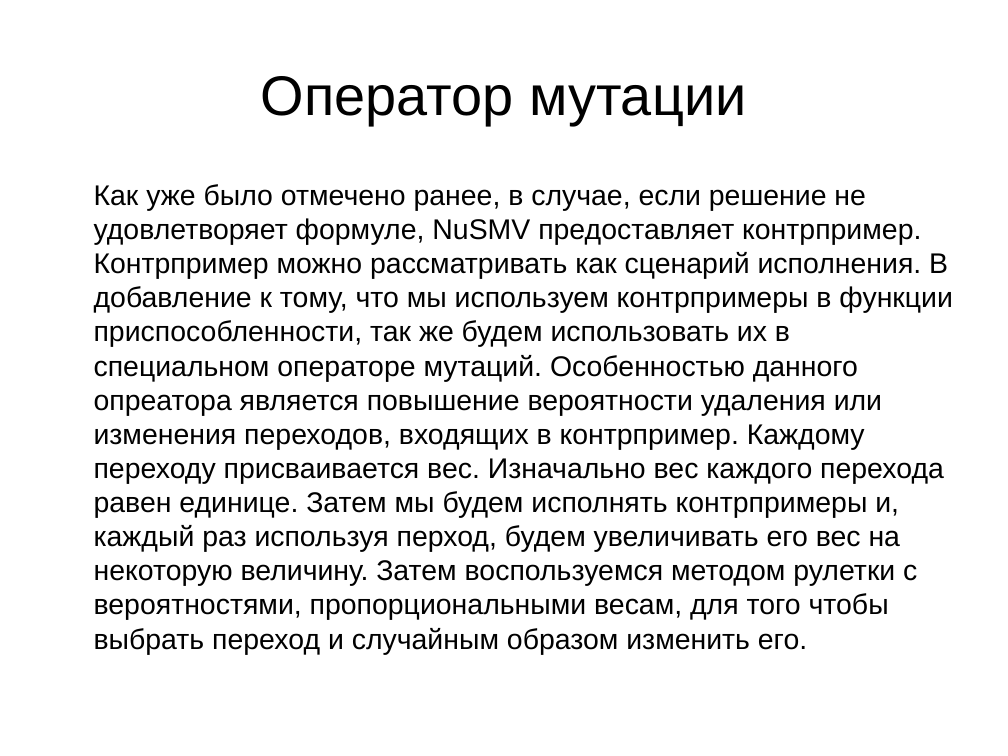
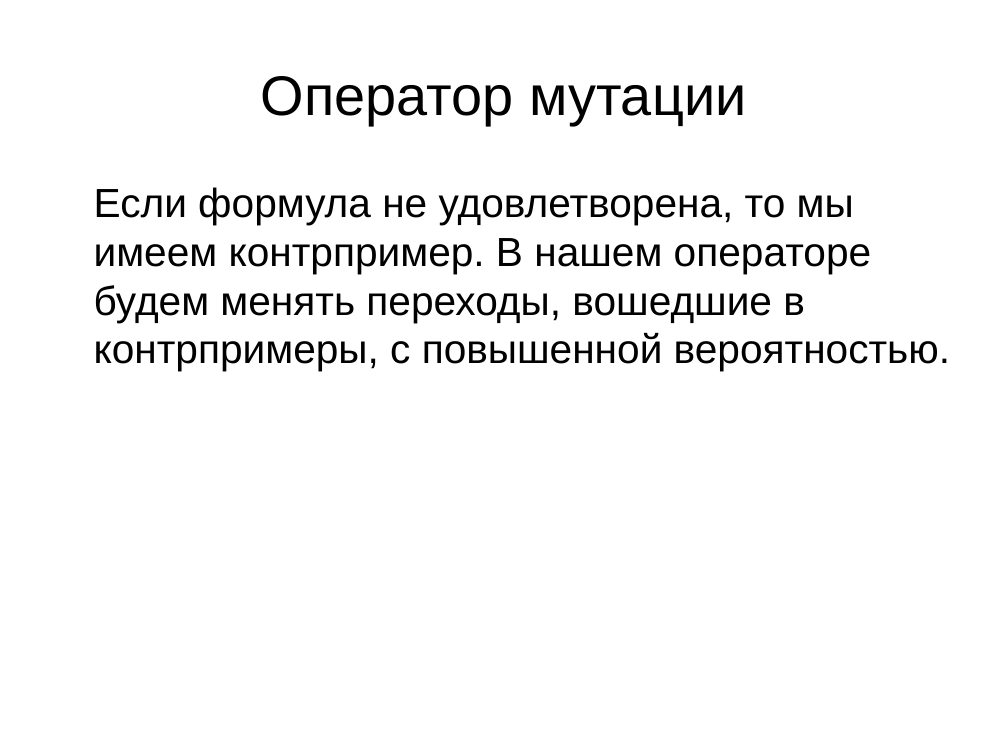
Before and after one commit to V1489Cygni/spec2fb, a slide deck: slide 13 of Presentation.odp (slide 17 before the commit). Drawn at 1008x756 pixels with LibreOffice and Linux fonts; fonts in the diff are those of the drawing. Boxes give left, top, right and bottom in pixels: in the first picture for what was removed or moved away, otherwise in the second. Text is boxed around its words. In the diff, an @@ line names an element or a change of style, - is before the commit and + after.

```diff
--- a/Presentation.odp
+++ b/Presentation.odp
@@ text at (94, 187, 950, 371): text changed; size 22.4 to 32 pt @@
-Как уже было отмечено ранее, в случае, если решение не удовлетворяет формуле, NuSMV предоставляет контрпример. Контрпример можно рассматривать как сценарий исполнения. В добавление к тому, что мы используем контрпримеры в функции приспособленности, так же будем использовать их в специальном операторе мутаций. Особенностью данного опреатора является повышение вероятности удаления или изменения переходов, входящих в контрпример. Каждому переходу присваивается вес. Изначально вес каждого перехода равен единице. Затем мы будем исполнять контрпримеры и, каждый раз используя перход, будем увеличивать его вес на некоторую величину. Затем воспользуемся методом рулетки с вероятностями, пропорциональными весам, для того чтобы выбрать переход и случайным образом изменить его.
+Если формула не удовлетворена, то мы имеем контрпример. В нашем операторе будем менять переходы, вошедшие в контрпримеры, с повышенной вероятностью.
```
Also in this commit, not shown: 7 other slides changed, 9 slides added, 16 slides removed, 3 other files.
